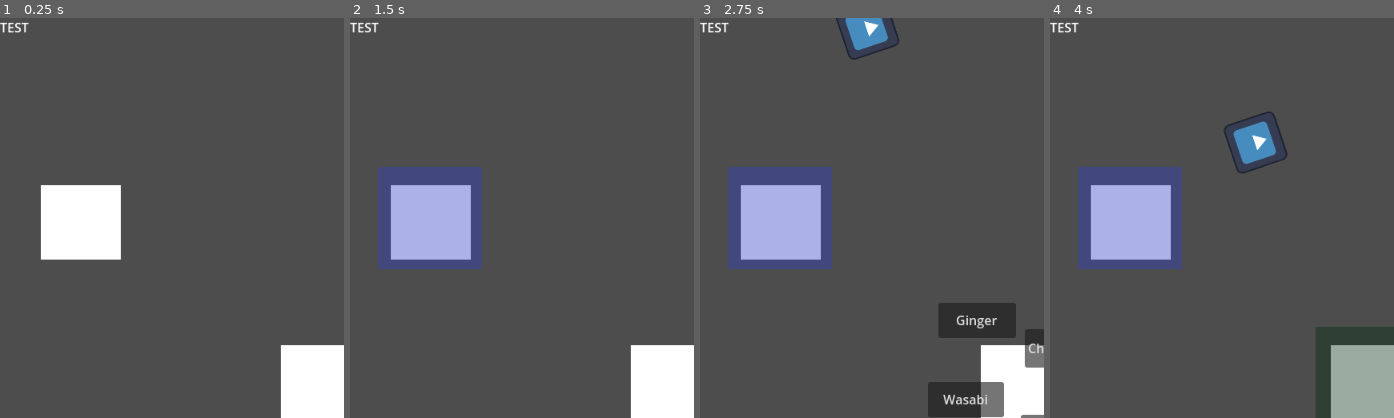
Above: before the commit, frames 1-4 (left to right).
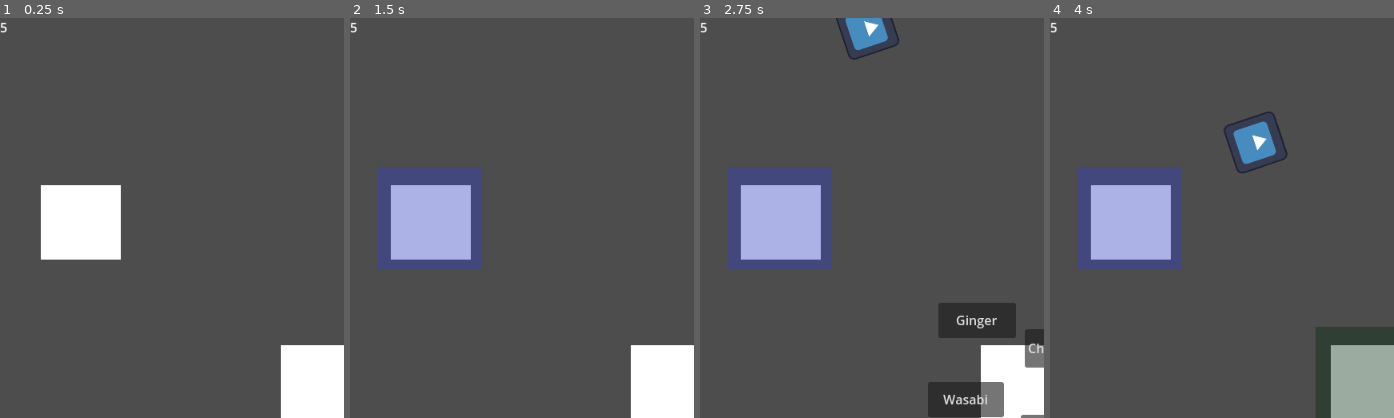
Above: after the commit, the same moments.

Repository: john9francis/sushi-attack
Game: Godot game, scene res://scripts/main.tscn
The game is run twice, just before and just after one commit, with the same random seed, the same clock (stepped at 60 frames per second) and the same inputs. The engine's default icon, where the game draws it, is replaced by a stand-in: a white triangle on a blue panel in a dark square.
Inputs (mouse positions are % of the whole screen's width and height, from its top left):
- Up to frame 1 (0.25 s): no input
- Up to frame 2 (1.5 s): tap Enter at 0.5 s; move the mouse to (12, 25) at 0.52 s; press the mouse at (12, 25) at 0.53 s; release the mouse at (12, 25) at 1.25 s; click "Chop Sticks" at 1.25 s
- Up to frame 3 (2.75 s): tap Space at 2 s; move the mouse to (47, 45) at 2.02 s; click (47, 45) at 2.1 s
- Up to frame 4 (4 s): click "Soy Sauce" at 2.75 s; move the mouse to (70, 50) at 3.52 s; press the mouse at (70, 50) at 3.53 s
The pictures show only the part of the screen within x 0-50%, y 0-50%; the shares and areas given below are measured in that part.

The runs differ from the first frame. In frame 1, 0.1% of the frame differs, in the area x 0-9%, y 1-4%; in frame 2, 0.1%; in frame 3, 0.1%; in frame 4, 0.1%.

Commit message:
now the initial lives displays in the hud

Diff:
--- a/scripts/hud.gd
+++ b/scripts/hud.gd
@@ -5,6 +5,10 @@
 
 # Called when the node enters the scene tree for the first time.
 func _ready():
+	var level = LevelScene.instantiate()
+
+	$Lives.text = str(level.lives)
+
 	pass # Replace with function body.
 
 
--- a/scripts/hud.tscn
+++ b/scripts/hud.tscn
@@ -1,9 +1,11 @@
-[gd_scene load_steps=2 format=3 uid="uid://cmaesvuc5l4a7"]
+[gd_scene load_steps=3 format=3 uid="uid://cmaesvuc5l4a7"]
 
 [ext_resource type="Script" path="res://scripts/hud.gd" id="1_ci1g7"]
+[ext_resource type="PackedScene" uid="uid://cn5affxsrvpyq" path="res://scripts/level.tscn" id="2_18xq0"]
 
 [node name="CanvasLayer" type="CanvasLayer"]
 script = ExtResource("1_ci1g7")
+LevelScene = ExtResource("2_18xq0")
 
 [node name="Lives" type="Label" parent="."]
 offset_right = 40.0
